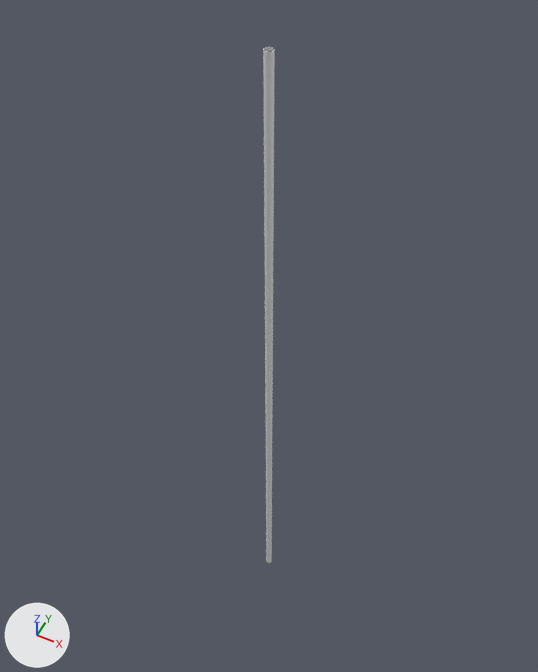
Renders of the Blender file Assets/modles/tube.blend from each side of a commit.
Before and after are seen from a camera (50 mm lens) standing at (56.0, -113.0, 63.0) and looking at (-12.0, 23.0, -107.0). Arrows for +X, +Y and +Z are at lower left; the lights stay in place.
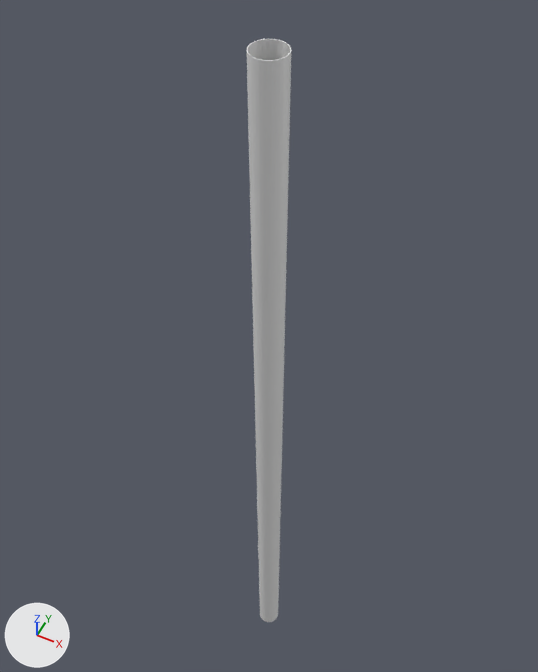
Where the change shows, as pixel boxes (x1, y1, x2, y2) in the pictures (538 x 672 px):
```json
{"object": "Cylinder", "change": "rescaled", "before": [263, 47, 275, 563], "after": [247, 39, 291, 571]}
{"object": "Cylinder.001", "change": "added", "after": [259, 565, 279, 622]}
```

The change, as JSON lines over the scene's bpy script:
```json
{"op": "add", "block": "me_cylinder_001", "code": ["me_cylinder_001 = bpy.data.meshes.new('Cylinder.001')", "me_cylinder_001.from_pydata(...)  # 64 vertices, 32 faces; spans x -1.0..1.0, y -1.0..1.0, z -1.0..1.0"]}
{"op": "set", "path": "ob_cylinder.scale", "old": "(1.0, 1.0, 103.0)", "new": "(4.0, 4.0, 103.0)"}
{"op": "add", "block": "ob_cylinder_001", "code": ["ob_cylinder_001 = bpy.data.objects.new('Cylinder.001', me_cylinder_001)", "ob_cylinder_001.location = (0.0, 0.0, -232.2)", "ob_cylinder_001.scale = (4.0, 4.0, 25.6)", "_m = ob_cylinder_001.modifiers.new('Solidify', 'SOLIDIFY')", "_m.thickness = 0.049", "_m.nonmanifold_thickness_mode = 'FIXED'", "_m.nonmanifold_merge_threshold = 0.0003"]}
```
